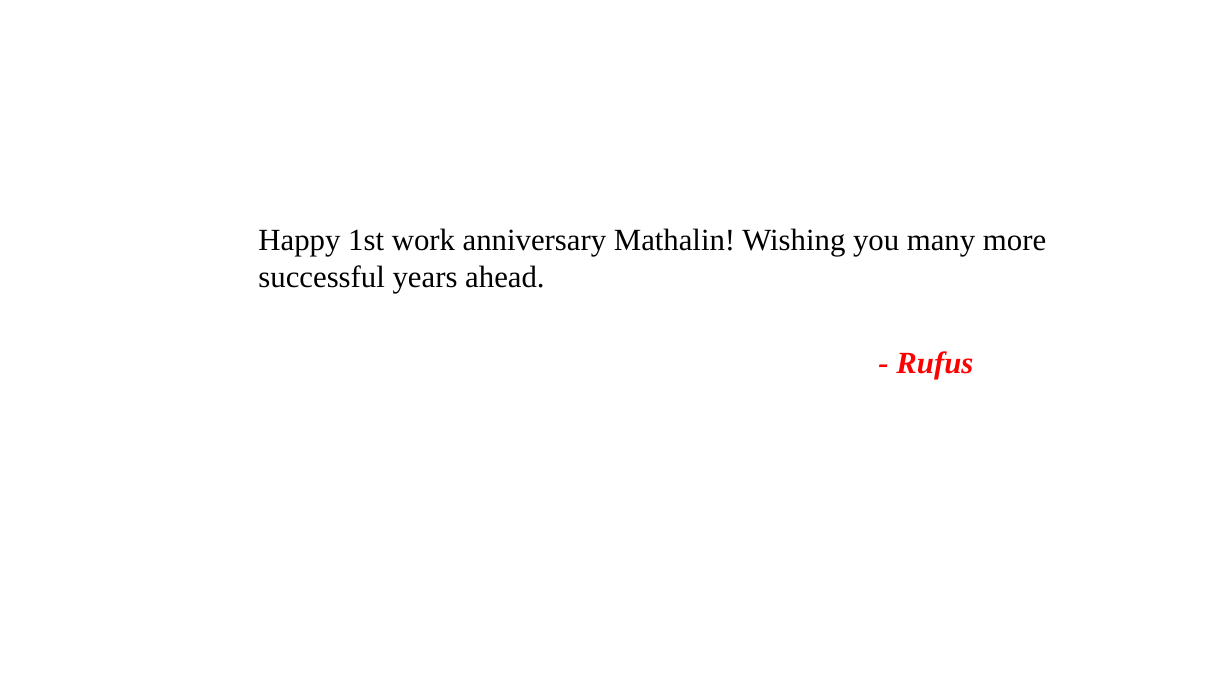
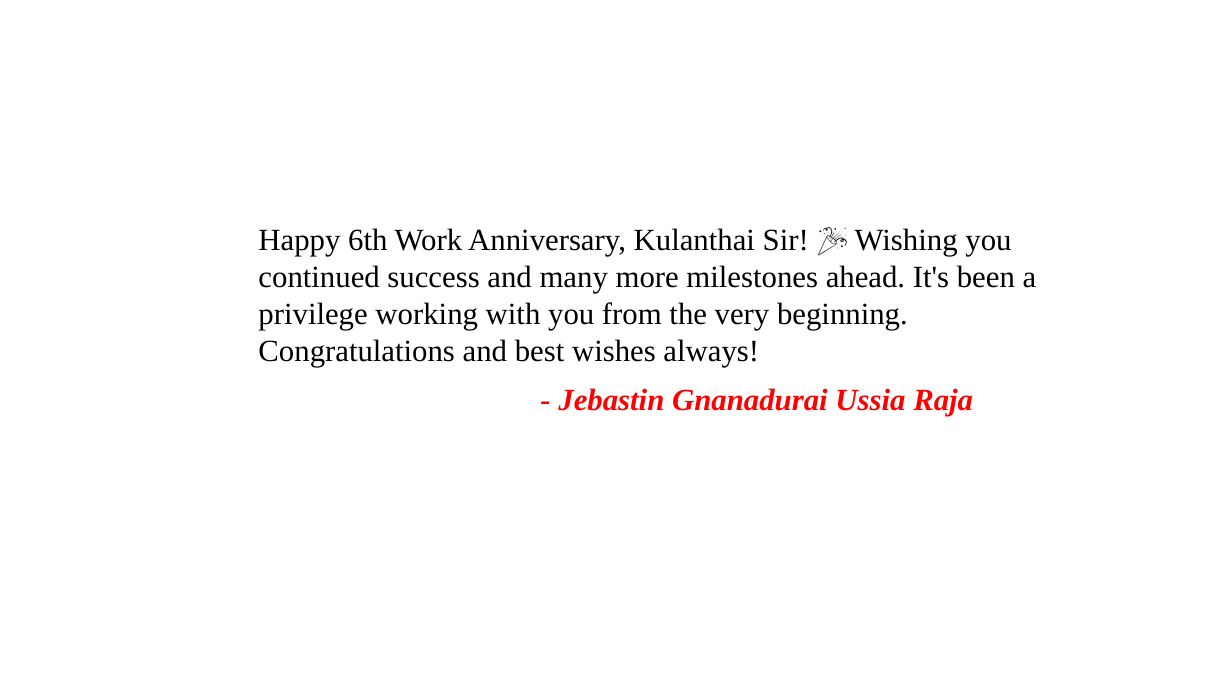
Before and after one commit to Joedharsic07/entrans-hr-hub-fullstack, a slide deck: slide 2 of entrans-hr-hub-backend/myproject/media/Final_Anniversary_Presentation.pptx. Drawn at 1232x693 pixels with LibreOffice and Linux fonts; fonts in the diff are those of the drawing; background and template pictures are left out. Boxes give left, top, right and bottom in pixels: in the first picture for what was removed or moved away, otherwise in the second. Text is boxed around its words. In the diff, an @@ line names an element or a change of style, - is before the commit and + after.

```diff
--- a/entrans-hr-hub-backend/myproject/media/Final_Anniversary_Presentation.pptx
+++ b/entrans-hr-hub-backend/myproject/media/Final_Anniversary_Presentation.pptx
@@ text at (258,228,1037,367): text changed @@
-Happy 1st work anniversary Mathalin! Wishing you many more successful years ahead.
+Happy 6th Work Anniversary, Kulanthai Sir! 🎉 Wishing you continued success and many more milestones ahead. It's been a privilege working with you from the very beginning. Congratulations and best wishes always!
@@ text at (558,388,973,416): text changed @@
-- Rufus
+- Jebastin Gnanadurai Ussia Raja
```
Also in this commit, not shown: 8 other slides changed, 2 slides added, 2 slides removed, 28 other files.
